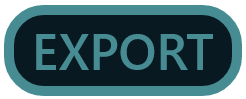
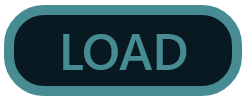
Comparing the layer stacks of the two 246×99 images. Changes:
added layer "Load" above "Layer 1" over left=36, top=34, right=213, bottom=70
hid "Layer 1" over left=36, top=34, right=213, bottom=70
